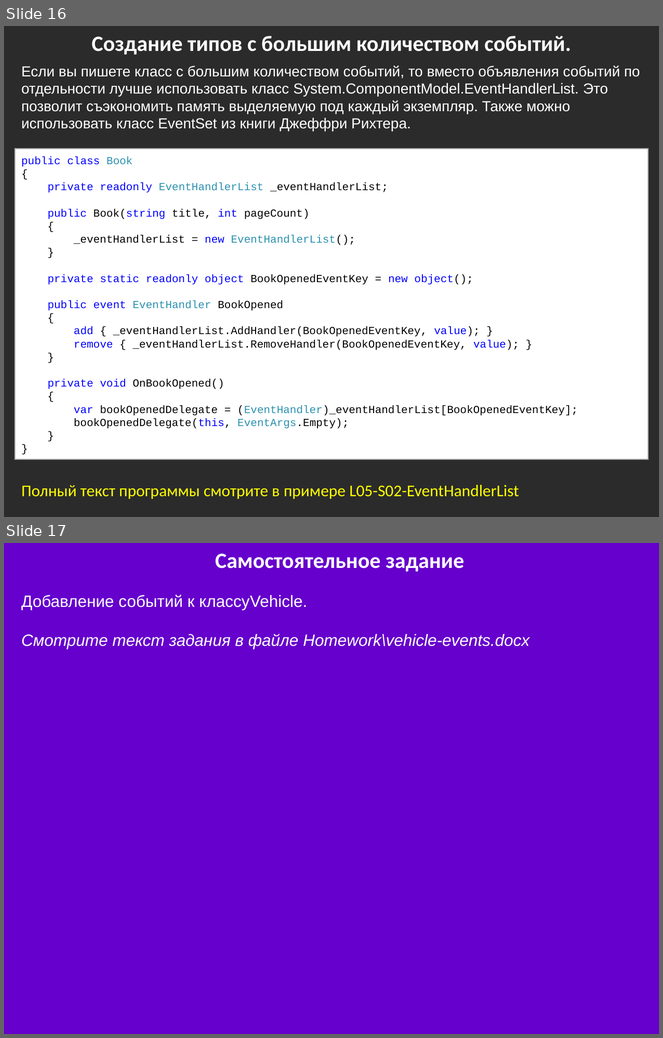
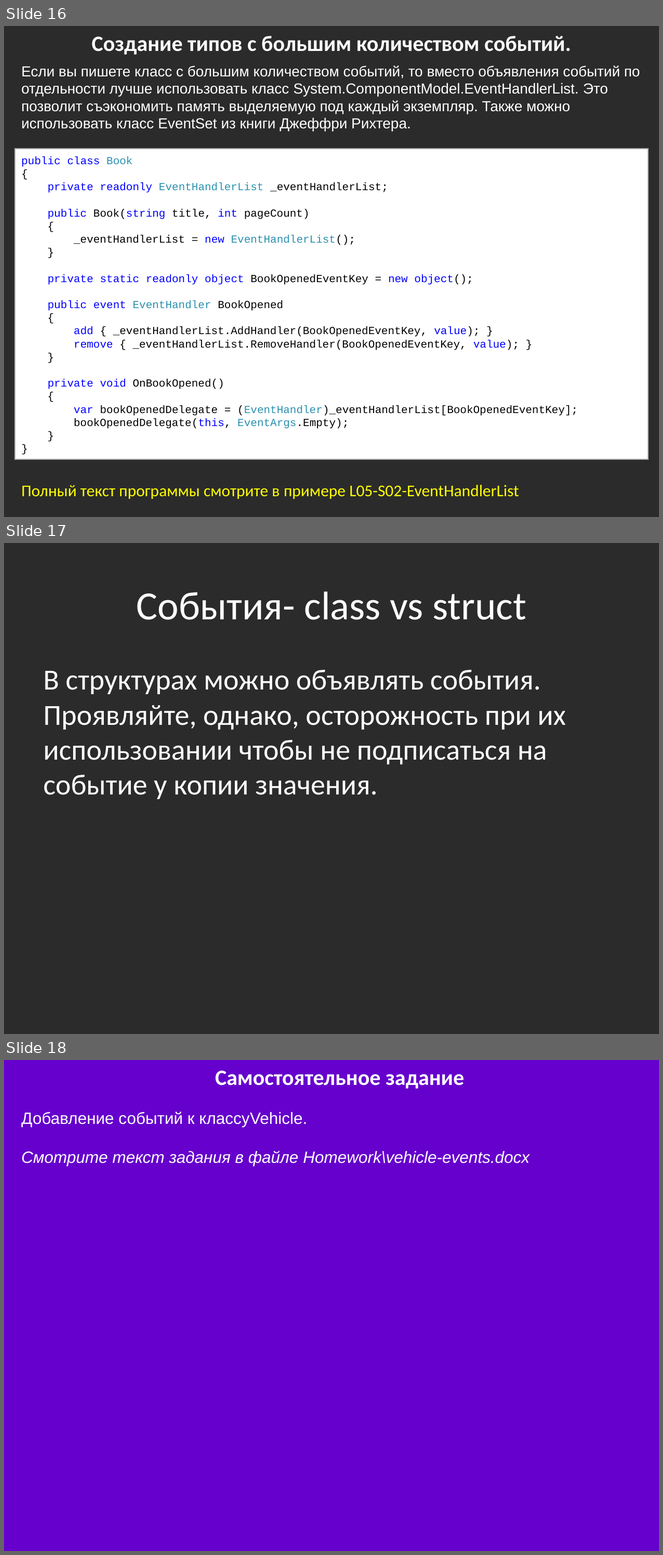
Before and after one commit to bazile/Training, a slide deck: Presentation/lesson-05-events.pptx. Shown one above the other, each under a label of ours: slides 16 and 17 before the commit, slides 16, 17 and 18 after it. The pictures are 663x1038 and 663x1555 pixels, drawn with LibreOffice and Linux fonts; fonts in the diff are those of the drawing; background and template pictures are left out; a plain dark background stands for a picture behind light text. Boxes give left, top, right and bottom in pixels: in the first picture for what was removed or moved away, otherwise in the second. Text is boxed around its words. In the diff, an @@ line names an element or a change of style, - is before the commit and + after.

Commit message:
class vs struct

```diff
--- a/Presentation/lesson-05-events.pptx
+++ b/Presentation/lesson-05-events.pptx
@@ slide 17 added at <box>4,543,659,1034</box>, background picture (left out) @@
@@ title added at <box>136,591,526,620</box>, 44 pt, text #FFFFFF @@
+События- class vs struct
@@ text added at <box>44,670,566,799</box>, 32 pt, text #FFFFFF @@
+В структурах можно объявлять события. Проявляйте, однако, осторожность при их использовании чтобы не подписаться на событие у копии значения.
@@ what was slide 17 is now slide 18 @@
```
Also in this commit, not shown: 1 other file.
